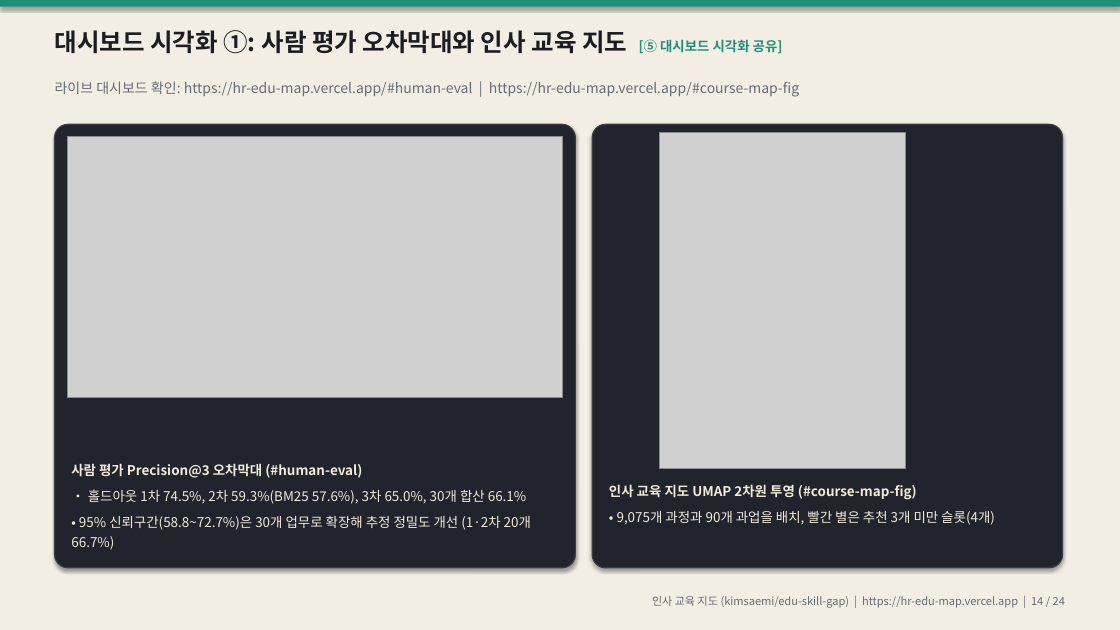
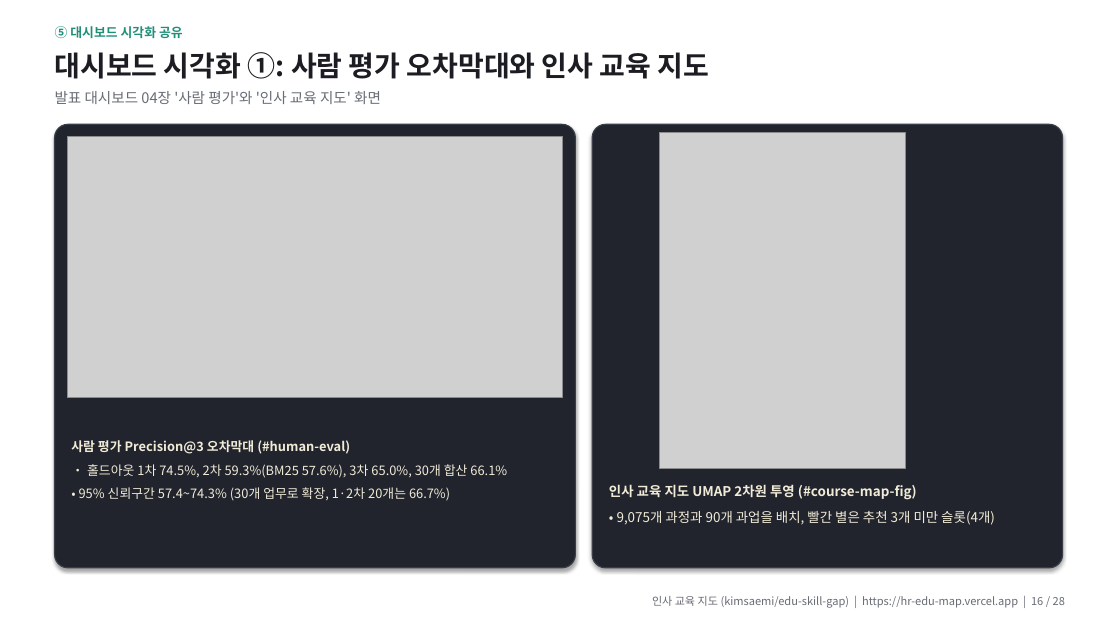
Before and after one commit to kimsaemi/edu-skill-gap, a slide deck: slide 16 of presentation/HR_교육지도_발표.pptx (slide 14 before the commit). Drawn at 1120x630 pixels with LibreOffice and Linux fonts; fonts in the diff are those of the drawing; grey boxes stand for pictures. Boxes give left, top, right and bottom in pixels: in the first picture for what was removed or moved away, otherwise in the second. Text is boxed around its words. In the diff, an @@ line names an element or a change of style, - is before the commit and + after.

```diff
--- a/presentation/HR_교육지도_발표.pptx
+++ b/presentation/HR_교육지도_발표.pptx
@@ rectangle at <box>0,0,1120,630</box>: fill #F2EEE4 to #FFFFFF @@
@@ rectangle removed at <box>0,0,1120,7</box> @@
@@ text added at <box>55,26,183,38</box>, 11 pt, text #1F8F78, bold @@
+⑤ 대시보드 시각화 공유
@@ text at <box>55,52,710,79</box>: text changed; size 21 to 24 pt @@
-대시보드 시각화 ①: 사람 평가 오차막대와 인사 교육 지도 [⑤ 대시보드 시각화 공유]
+대시보드 시각화 ①: 사람 평가 오차막대와 인사 교육 지도
@@ text at <box>55,91,381,104</box>: text changed; size 12 to 12.5 pt @@
-라이브 대시보드 확인: https://hr-edu-map.vercel.app/#human-eval | https://hr-edu-map.vercel.app/#course-map-fig
+발표 대시보드 04장 '사람 평가'와 '인사 교육 지도' 화면
@@ text at <box>71,440,507,478</box>: size 11.5 to 11 pt in "사람 평가 Precision@3 오차막대 (#human-eval)", "• 홀드아웃 1차 74.5%, 2차 59.3%(BM25 57.6%), ..."; line spacing 1.25 to 1.15 @@
@@ text "사람 평가 Precision@3 오차막대 (#human-eval)": place and size @@
-text "사람 평가 Precision@3 오차막대 (#human-eval)" at <box>71,463,531,550</box>
+text "사람 평가 Precision@3 오차막대 (#human-eval)" at <box>71,440,507,501</box>
@@ text at <box>79,487,450,501</box>: text changed; size 11.5 to 11 pt @@
-• 95% 신뢰구간(58.8~72.7%)은 30개 업무로 확장해 추정 정밀도 개선 (1·2차 20개 66.7%)
+• 95% 신뢰구간 57.4~74.3% (30개 업무로 확장, 1·2차 20개는 66.7%)
@@ text at <box>652,596,1065,608</box>: text changed @@
-인사 교육 지도 (kimsaemi/edu-skill-gap) | https://hr-edu-map.vercel.app | 14 / 24
+인사 교육 지도 (kimsaemi/edu-skill-gap) | https://hr-edu-map.vercel.app | 16 / 28
```
Also in this commit, not shown: 22 other slides changed, 4 slides added, 6 other files.
